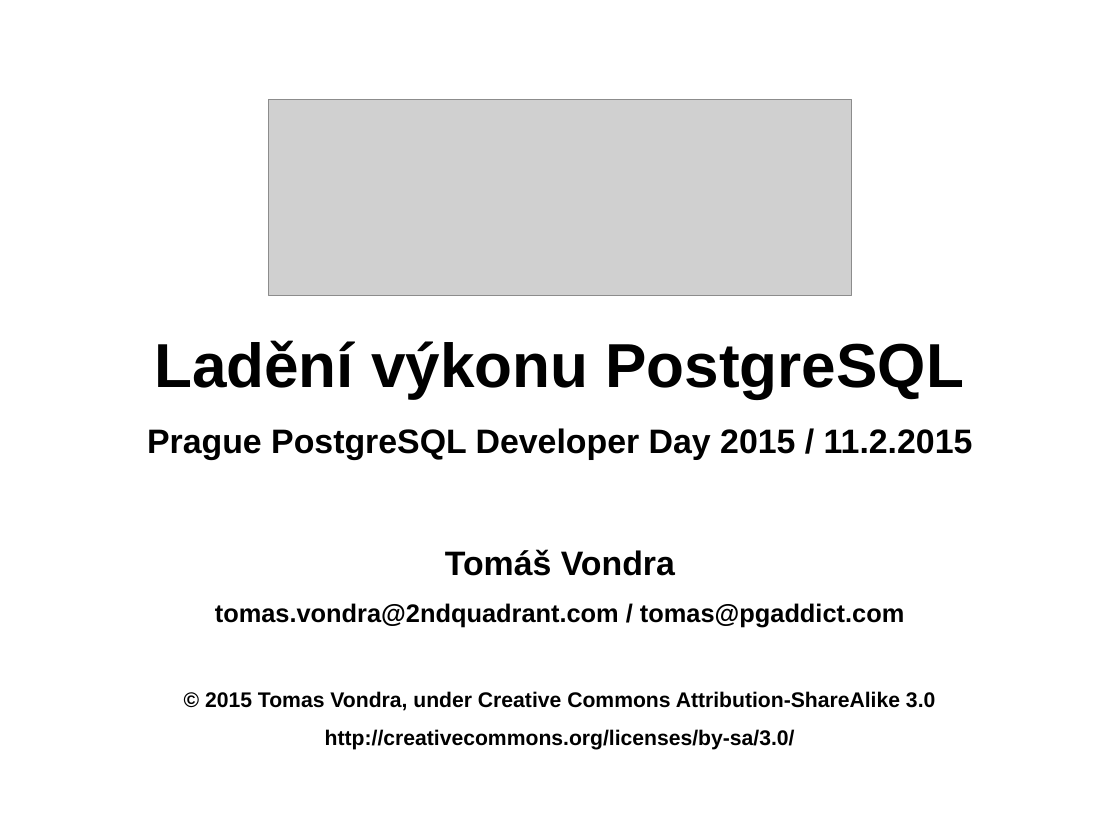
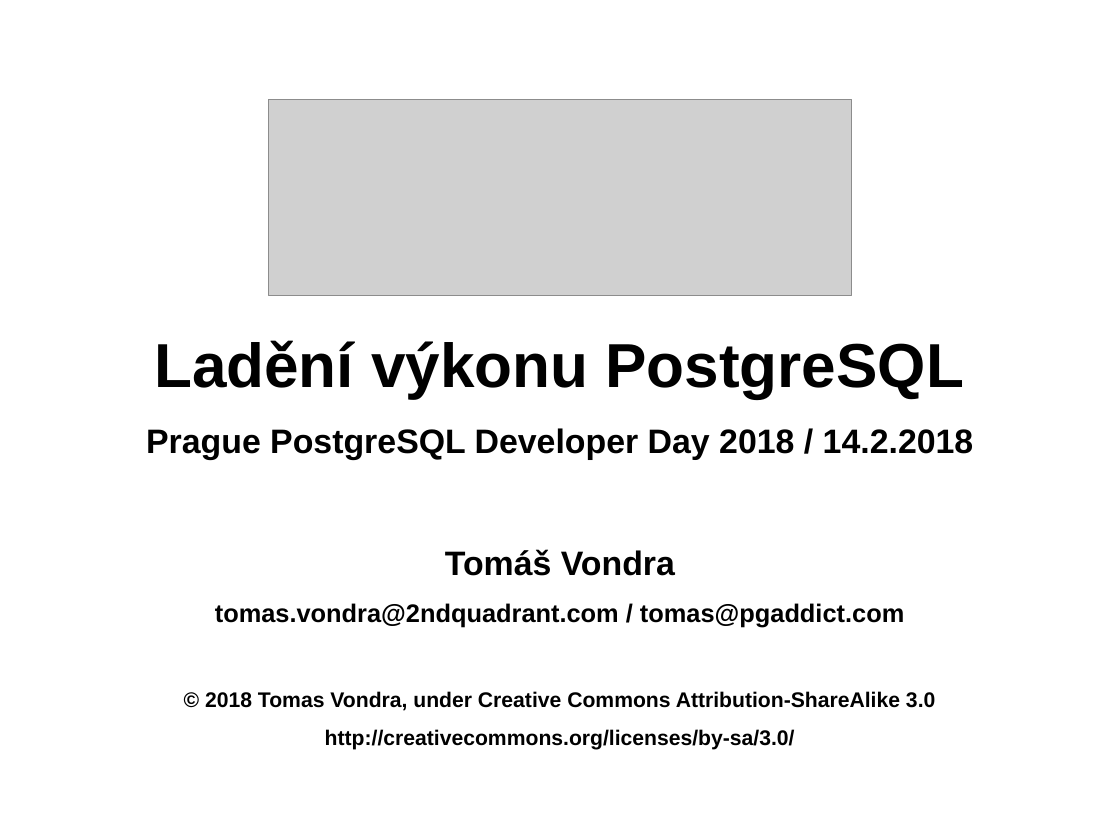
Before and after one commit to tvondra/perf_tuning_training, a slide deck: slide 1 of perf-tuning-training.odp. Drawn at 1120x840 pixels with LibreOffice and Linux fonts; fonts in the diff are those of the drawing; grey boxes stand for pictures. Boxes give left, top, right and bottom in pixels: in the first picture for what was removed or moved away, otherwise in the second. Text is boxed around its words. In the diff, an @@ line names an element or a change of style, - is before the commit and + after.

```diff
--- a/perf-tuning-training.odp
+++ b/perf-tuning-training.odp
@@ subtitle at [146, 428, 974, 460]: text changed @@
-Prague PostgreSQL Developer Day 2015 / 11.2.2015
+Prague PostgreSQL Developer Day 2018 / 14.2.2018
@@ subtitle at [205, 691, 935, 711]: text changed @@
-© 2015 Tomas Vondra, under Creative Commons Attribution-ShareAlike 3.0
+© 2018 Tomas Vondra, under Creative Commons Attribution-ShareAlike 3.0
```
Also in this commit, not shown: 45 other slides changed, 11 slides added, 15 slides removed.
